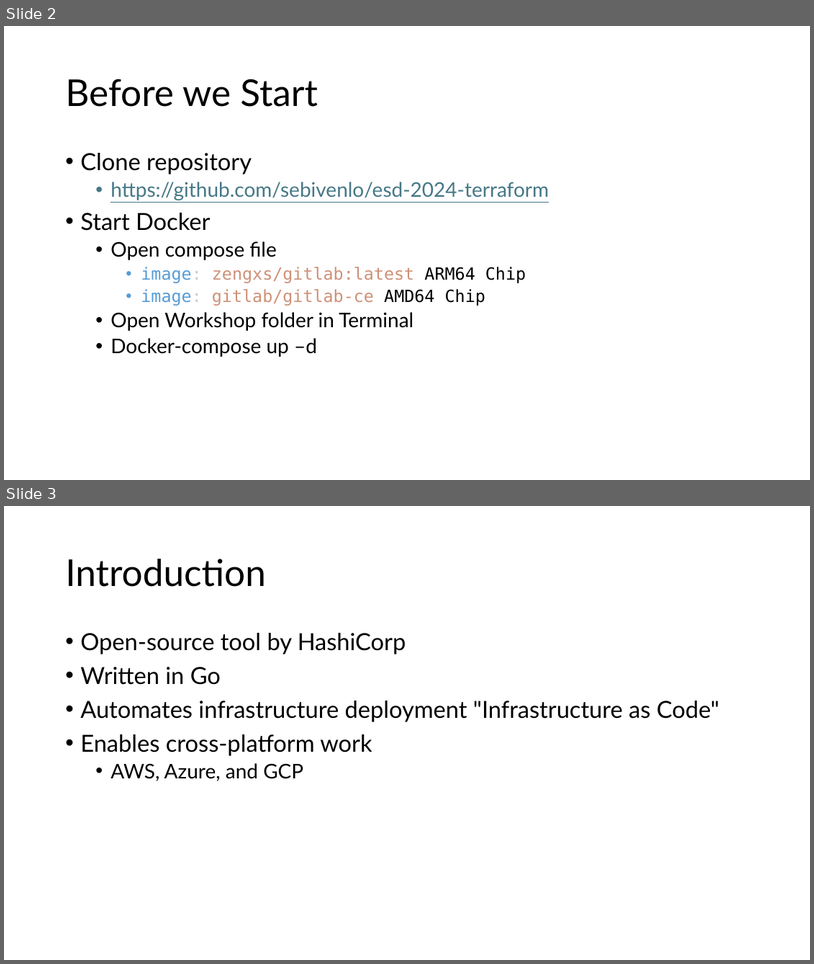
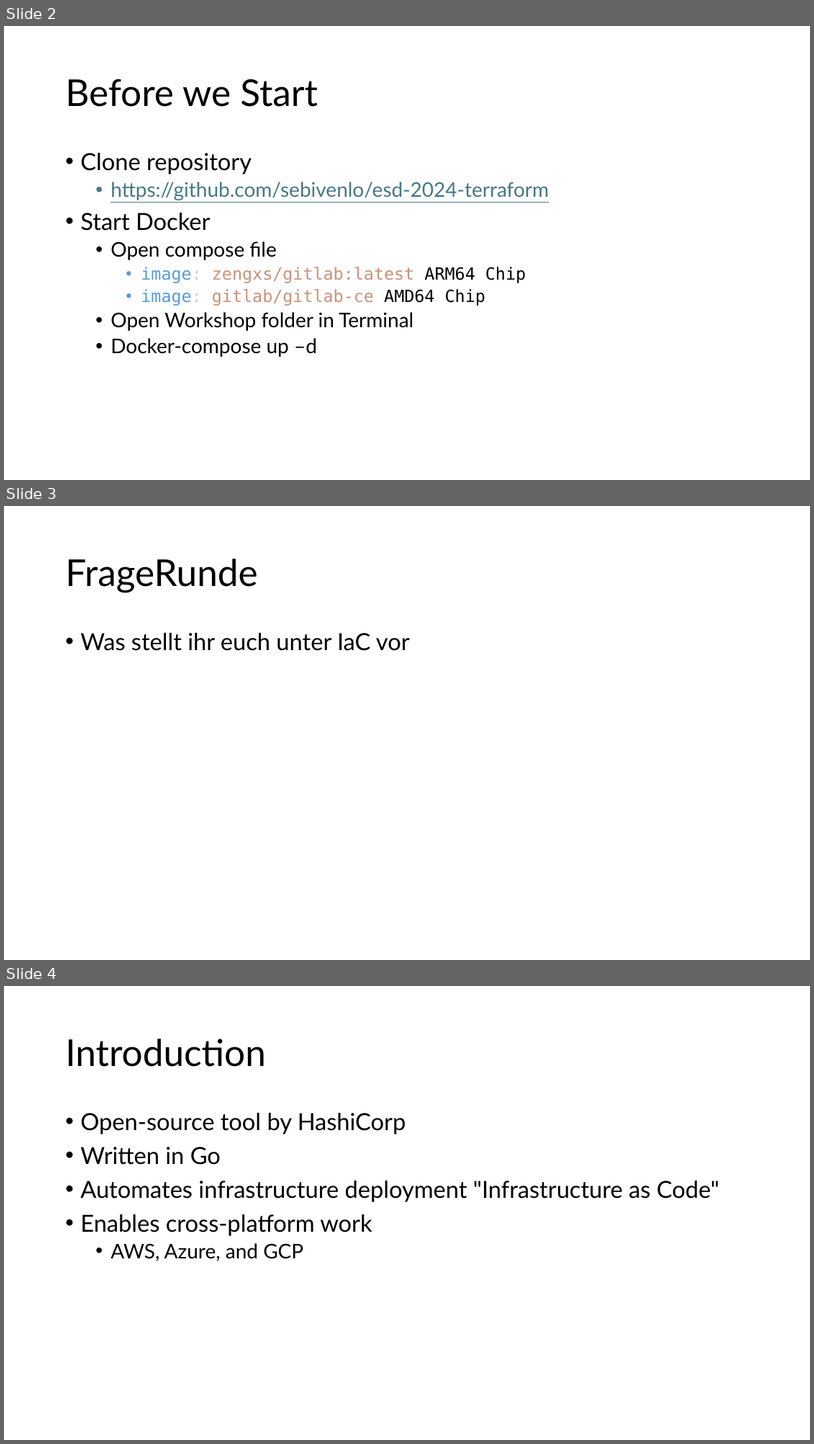
Before and after one commit to sebivenlo/esd-2024-terraform, a slide deck: Presentation/Terraform.pptx. Shown one above the other, each under a label of ours: slides 2 and 3 before the commit, slides 2, 3 and 4 after it. The pictures are 814x964 and 814x1444 pixels, drawn with LibreOffice and Linux fonts; fonts in the diff are those of the drawing. Boxes give left, top, right and bottom in pixels: in the first picture for what was removed or moved away, otherwise in the second. Text is boxed around its words. In the diff, an @@ line names an element or a change of style, - is before the commit and + after.

```diff
--- a/Presentation/Terraform.pptx
+++ b/Presentation/Terraform.pptx
@@ slide 3 added at <box>4,506,810,960</box>, background #FFFFFF @@
@@ title added at <box>65,559,257,592</box>, 44 pt, text #000000 @@
+FrageRunde
@@ text added at <box>80,633,410,651</box>, 28 pt, text #000000 @@
+• Was stellt ihr euch unter IaC vor
@@ what was slide 3 is now slide 4 @@
```
Also in this commit, not shown: 4 slides changed, 3 other slides added.
